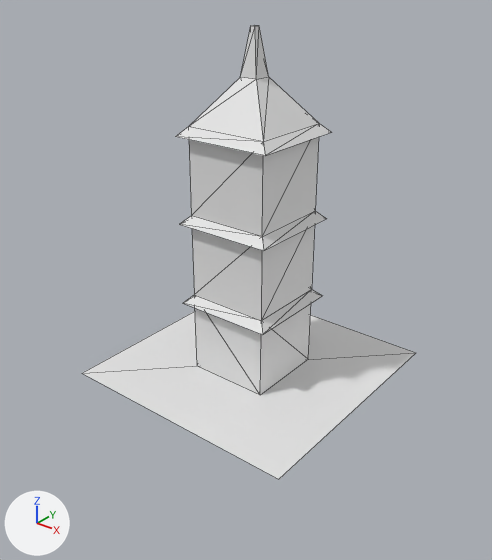
Before and after pictures for a commit that changed the glTF model modelo.glb.
Before and after are seen from a 50 mm lens placed at (8.98, -11.52, 9.39), pointed at (0.27, -0.63, 2.64). Arrows for +X, +Y and +Z are at lower left; the lights stay in place. Mesh edges are drawn as thin lines. Where no turn or scale is listed for an object, it has been applied to the vertices. Vertices at the same position are counted once.

In view in the first picture: 'Plano'.
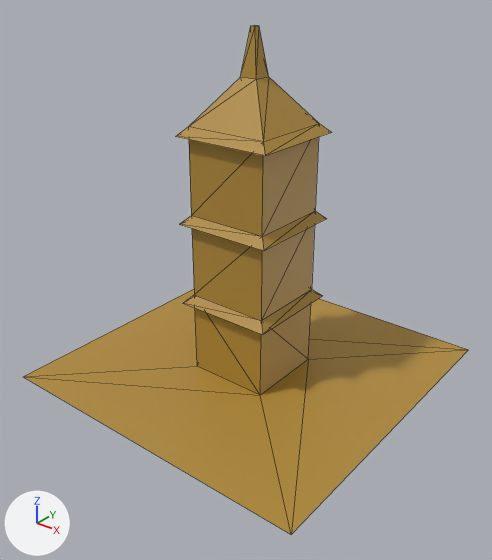
Where the newer file only moved an object's origin or applied its transform, the numbers keep the older frame.

The change, as a diff of the scene's bpy script:
```diff
--- a/modelo.glb.py
+++ b/modelo.glb.py
@@ mat_material_001 @@
 mat_material_001 = principled_material('Material.001')
-mat_material_001.base_color = (0.8, 0.8, 0.8)  # white #e7e7e7
+mat_material_001.base_color = (0.443, 0.263, 0.0424)  # brown #b28c3a
@@ me_plano @@
 # used by ob_plano; location = (0.0, 0.0, 0.0)
-me_plano.from_pydata(...)  # 40 vertices, 70 faces; spans x -3.0..3.0, y -3.0..3.0, z 0.0..8.0
+me_plano.from_pydata(...)  # 40 vertices, 74 faces; spans x -4.0..4.0, y -4.0..4.0, z 0.0..8.0
+# me_plano part 1: the loose piece of 4 vertices spanning x -3.0..3.0, y -3.0..3.0, z 0.0 is deleted
+# me_plano part 2
+# 8 faces are deleted
+# 4 vertices are added at (-4.0, -4.0, 0.0), (-4.0, 4.0, 0.0), (4.0, -4.0, 0.0), (4.0, 4.0, 0.0)
+# 14 new faces join them
 me_plano.materials.append(mat_material_001)
```

Location of each change, [x1, y1, x2, y2] in pixels of the pictures (492 x 560 px):
'Plano', recoloured, reshaped (white to brown, 34% wider, 12% taller): before [83, 25, 415, 479]; after [23, 25, 468, 534]
part 1 of me_plano, deleted: before [83, 311, 415, 479]
part 2 of me_plano, built on (brown): after [23, 289, 468, 534]
